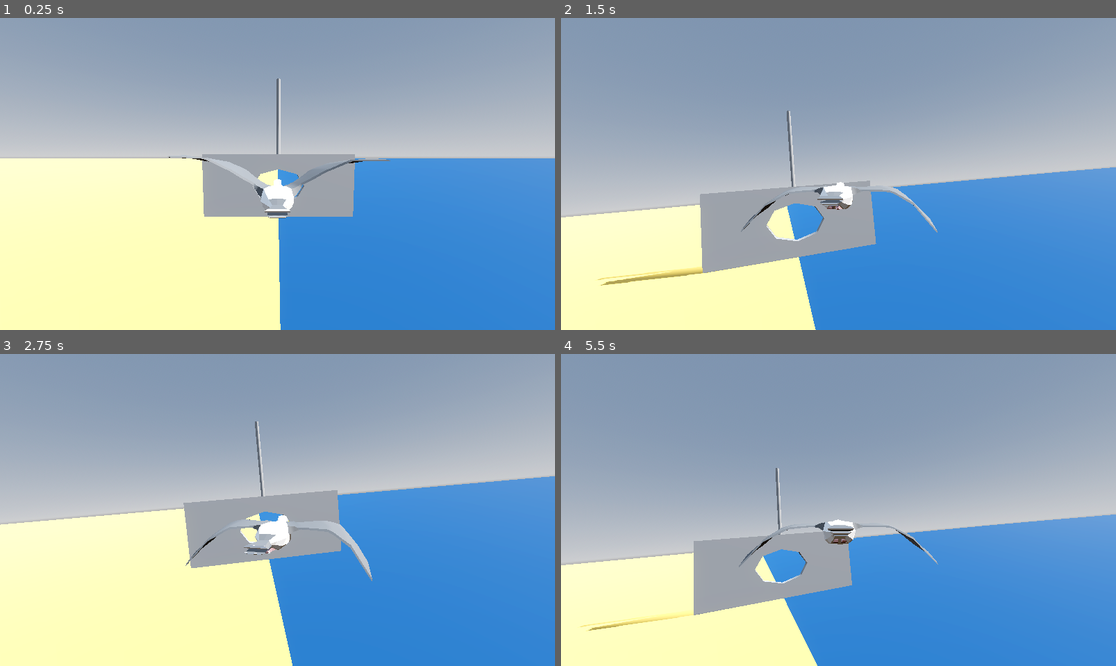
Above: before the commit, frames 1-4 (two rows, left to right).
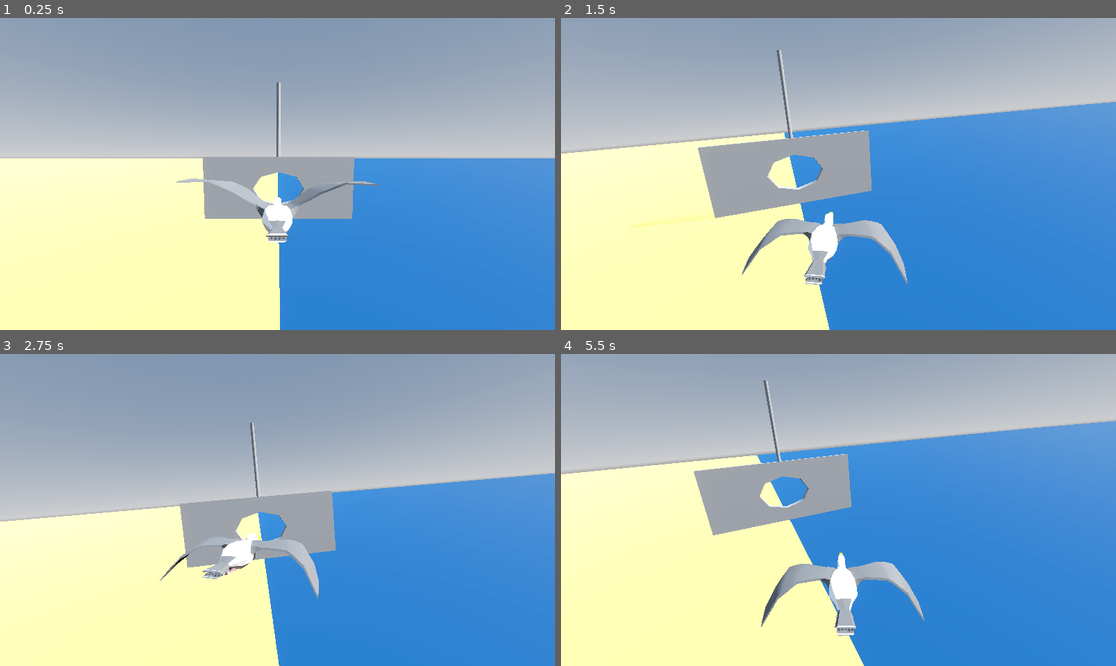
Above: after the commit, the same moments.

Repository: Wiwiweb/StMaloGull
Game: Godot game, scene res://main.tscn
The game is run twice, just before and just after one commit, with the same random seed, the same clock (stepped at 60 frames per second) and the same inputs.
Inputs:
- Up to frame 1 (0.25 s): no input
- Up to frame 2 (1.5 s): hold D (move_right) 0.53-1.28 s; tap Space (flap) at 0.77, 1.07 s; hold S (move_down) from 1.28 s (still down)
- Up to frame 3 (2.75 s): tap Space (flap) at 1.52, 1.82 s; release S (move_down) at 2.03 s; hold D (move_right) from 2.03 s (still down)
- Up to frame 4 (5.5 s): release D (move_right) at 2.78 s; hold W (move_up) 2.78-3.53 s; tap Space (flap) at 3.02, 3.32, 3.77, 4.07, 4.52, 4.82 s; hold A (move_left) 3.53-5.03 s; hold S (move_down) from 5.03 s (still down)

The runs differ from the first frame. In frame 1, 2.6% of the frame differs, in the area x 30-71%, y 19-100%; in frame 2, 45%; in frame 3, 4.2%; in frame 4, 61%, in the area x 0-100%, y 0-100%.

Commit message:
More camera tweaks

Diff:
--- a/main.tscn
+++ b/main.tscn
@@ -71,6 +71,7 @@
 
 [node name="Player" parent="." unique_id=1836796806 instance=ExtResource("1_ig7tw")]
 transform = Transform3D(-4.371139e-08, 0, 1, 0, 1, 0, -1, 0, -4.371139e-08, -0.5, 27.5, 91.600006)
+invert_y_axis = true
 max_turn_rate = 1.5
 max_tilt_when_turning = 0.8
 tilt_speed_when_turning = 0.5
--- a/scenes/player/camera.gd
+++ b/scenes/player/camera.gd
@@ -6,7 +6,7 @@
 func _process(delta: float) -> void:
     var joystick_vector := Input.get_vector("move_left", "move_right", "move_down", "move_up")
     var target_rotation_y := joystick_vector.x * max_camera_rotation
-    var target_rotation_z := -joystick_vector.y * max_camera_rotation
+    var target_rotation_z := joystick_vector.y * max_camera_rotation
     var target_rotation := Vector3(0, target_rotation_y, target_rotation_z)
     var lerp_weight := 1 - exp(-camera_lerp_speed * delta)
     rotation = rotation.lerp(target_rotation, lerp_weight)
--- a/scenes/player/player.gd
+++ b/scenes/player/player.gd
@@ -7,6 +7,8 @@
 
 @onready var stun_timer: Timer = $StunTimer
 @onready var animation_player: AnimationPlayer = $Seagull_model/AnimationPlayer
+
+@export var invert_y_axis: bool = false
 
 @export var forward_velocity: float = 15
 @export var stunned_back_velocity: float = 5
@@ -21,6 +23,8 @@
 	var motion := Vector3.ZERO
 	if state == State.IDLE:
 		var joystick_vector := Input.get_vector("move_left", "move_right", "move_down", "move_up")
+		if invert_y_axis:
+			joystick_vector.y = -joystick_vector.y
 		rotation.y = rotation.y + -joystick_vector.x * max_turn_rate * delta
 		rotation.z = rotation.z + joystick_vector.y * max_turn_rate * delta
 		var target_rotation_x := joystick_vector.x * max_tilt_when_turning
--- a/scenes/player/player.tscn
+++ b/scenes/player/player.tscn
@@ -9,15 +9,14 @@
 
 [node name="CharacterBody3D" type="CharacterBody3D" unique_id=1996693346]
 script = ExtResource("1_3vyb7")
-forward_velocity = 15.0
-stunned_back_velocity = 5.0
 max_turn_rate = 2.0
 
 [node name="CameraRotationNode" type="Node3D" parent="." unique_id=631586169]
+transform = Transform3D(1, 0, 0, 0, 1, 0, 0, 0, 1, 10, 0, 0)
 script = ExtResource("2_gmlin")
 
 [node name="Camera3D" type="Camera3D" parent="CameraRotationNode" unique_id=1786322509]
-transform = Transform3D(-4.371139e-08, 0.08715574, -0.9961947, 0, 0.9961947, 0.08715574, 1, 3.8096983e-09, -4.3545054e-08, -13.1, 2.5000005, 0)
+transform = Transform3D(-4.371139e-08, 0.08715574, -0.9961947, 0, 0.9961947, 0.08715574, 1, 3.8096983e-09, -4.3545054e-08, -24, 4, 0)
 current = true
 
 [node name="CollisionShape3D" type="CollisionShape3D" parent="." unique_id=1885825170]
